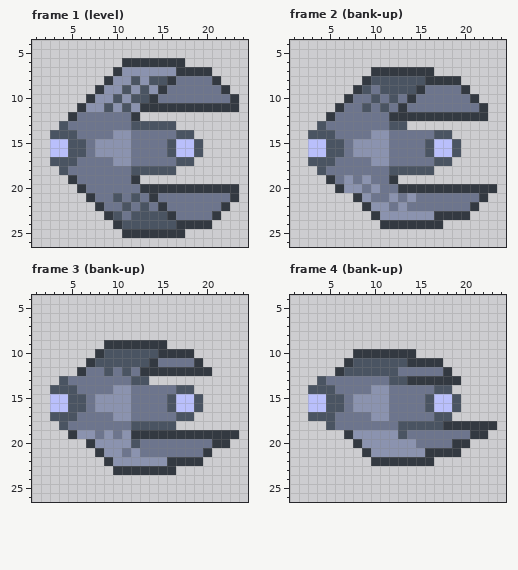
Two states of a pixel-art file, src/assets/player/ship/raven-v3.aseprite. This is how it looked before the edit.
32x32 pixels, 8 frames. Shown: frame 1 (level): x 1..24, y 4..26; frame 2 (bank-up): x 1..24, y 4..26; frame 3 (bank-up): x 1..24, y 4..26; frame 4 (bank-up): x 1..24, y 4..26. The commit also changed other frames, which this record leaves out.
New version:
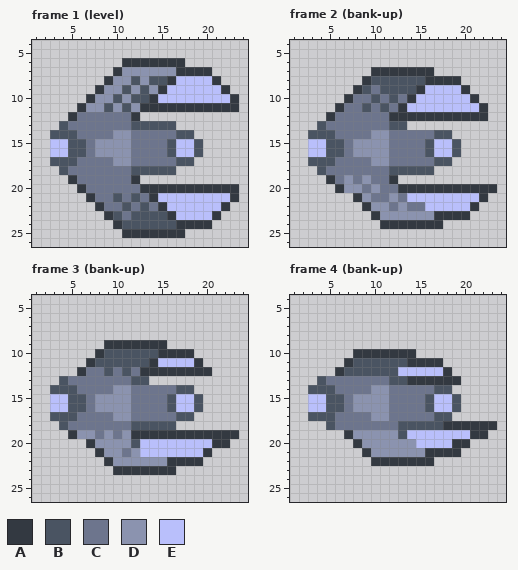
Palette (. is transparent): A #333941  B #4a5462  C #6d758d  D #8b93af  E #b9bffb
From old to new:
Changed rows in their new state; - is an unchanged pixel.
Frame 1 (level), layer "hull":
first column x 15:
 8 --EEEE--
 9 -EEEEEE-
10 EEEEEEEE
first column x 15:
21 EEEEEEEE
22 -EEEEEE-
23 --EEEE--
Frame 2 (bank-up), layer "hull":
first column x 14:
 9 --EEEE--
10 -EEEEEE-
11 EEEEEEEE
first column x 14:
21 EEEEEEEE
22 --EEEEE-
Frame 3 (bank-up), layer "hull":
first column x 15:
11 EEEE
first column x 13:
20 EEEEEEEE
21 EEEEEEE-
Frame 4 (bank-up), layer "hull":
first column x 13:
12 EEEEE
first column x 14:
19 EEEEEEE
20 -EEEE--
